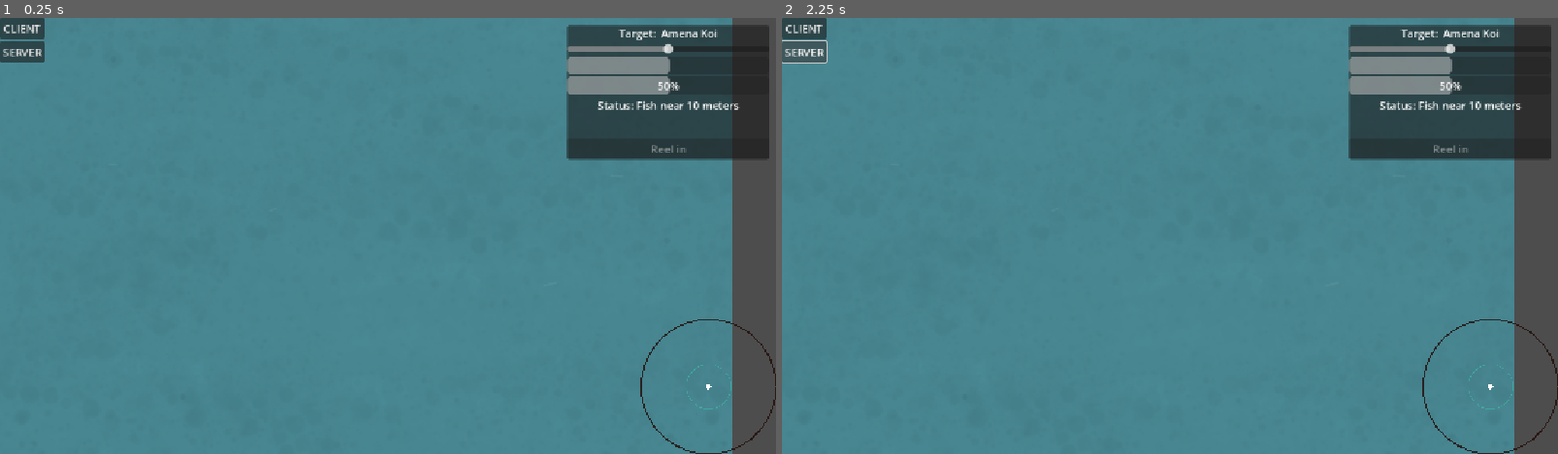
Above: before the commit, frames 1-2 (left to right).
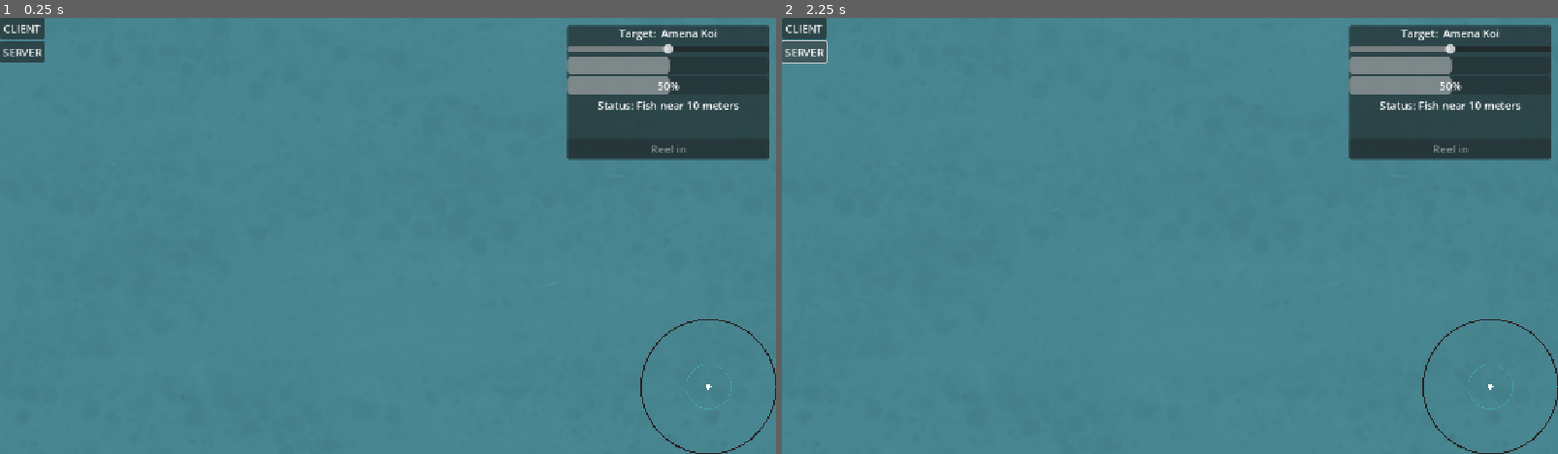
Above: after the commit, the same moments.

Repository: chocolandTV/endless_ocean
Game: Godot game, scene res://scenes/test_web_socket.tscn
Two runs of this game, one before a commit and one after it. Both use one fixed random seed, a clock stepped at 60 frames per second and the inputs below.
Inputs:
- Up to frame 1 (0.25 s): no input
- Up to frame 2 (2.25 s): click "CLIENT" at 0.5 s; click "SERVER" at 1.25 s; hold Right (ui_right) from 2.03 s (still down)

The runs differ from the first frame. In frame 1, 4.9% of the frame differs, in the area x 94-100%, y 0-100%; in frame 2, 4.9%.

Commit message:
camera, nametags, rotation, smoothness, map_endless

Diff:
--- a/entities/player/player_controller.gd
+++ b/entities/player/player_controller.gd
@@ -1,6 +1,7 @@
 extends CharacterBody2D
 
 const SPEED : float  = 500.0
+@onready var sprite : Sprite2D =$Sprite2D
 
 # set player node id to given multiplayer connector
 func _enter_tree() -> void:
@@ -10,7 +11,7 @@
 	# only move the correct characterbody2d with your multiplayer id
 	if !is_multiplayer_authority():
 		return
-
-	velocity =  Input.get_vector("ui_left", "ui_right", "ui_up", "ui_down") * SPEED
+	var _direction : Vector2 = Input.get_vector("ui_left", "ui_right", "ui_up", "ui_down")
+	velocity =  _direction * SPEED
 
 	move_and_slide()
--- a/project.godot
+++ b/project.godot
@@ -18,6 +18,7 @@
 [autoload]
 
 Network="*uid://ccg16ovpwby2d"
+GameSettings="*uid://co3bu6mqsejv4"
 
 [display]
 
@@ -26,6 +27,38 @@
 
 [input]
 
+ui_left={
+"deadzone": 0.5,
+"events": [Object(InputEventKey,"resource_local_to_scene":false,"resource_name":"","device":16,"window_id":0,"alt_pressed":false,"shift_pressed":false,"ctrl_pressed":false,"meta_pressed":false,"pressed":false,"keycode":4194319,"physical_keycode":0,"key_label":0,"unicode":0,"location":0,"echo":false,"script":null)
+, Object(InputEventJoypadButton,"resource_local_to_scene":false,"resource_name":"","device":-1,"button_index":13,"pressure":0.0,"pressed":false,"script":null)
+, Object(InputEventJoypadMotion,"resource_local_to_scene":false,"resource_name":"","device":-1,"axis":0,"axis_value":-1.0,"script":null)
+, Object(InputEventKey,"resource_local_to_scene":false,"resource_name":"","device":-1,"window_id":0,"alt_pressed":false,"shift_pressed":false,"ctrl_pressed":false,"meta_pressed":false,"pressed":false,"keycode":0,"physical_keycode":65,"key_label":0,"unicode":97,"location":0,"echo":false,"script":null)
+]
+}
+ui_right={
+"deadzone": 0.5,
+"events": [Object(InputEventKey,"resource_local_to_scene":false,"resource_name":"","device":16,"window_id":0,"alt_pressed":false,"shift_pressed":false,"ctrl_pressed":false,"meta_pressed":false,"pressed":false,"keycode":4194321,"physical_keycode":0,"key_label":0,"unicode":0,"location":0,"echo":false,"script":null)
+, Object(InputEventJoypadButton,"resource_local_to_scene":false,"resource_name":"","device":-1,"button_index":14,"pressure":0.0,"pressed":false,"script":null)
+, Object(InputEventJoypadMotion,"resource_local_to_scene":false,"resource_name":"","device":-1,"axis":0,"axis_value":1.0,"script":null)
+, Object(InputEventKey,"resource_local_to_scene":false,"resource_name":"","device":-1,"window_id":0,"alt_pressed":false,"shift_pressed":false,"ctrl_pressed":false,"meta_pressed":false,"pressed":false,"keycode":0,"physical_keycode":68,"key_label":0,"unicode":100,"location":0,"echo":false,"script":null)
+]
+}
+ui_up={
+"deadzone": 0.5,
+"events": [Object(InputEventKey,"resource_local_to_scene":false,"resource_name":"","device":16,"window_id":0,"alt_pressed":false,"shift_pressed":false,"ctrl_pressed":false,"meta_pressed":false,"pressed":false,"keycode":4194320,"physical_keycode":0,"key_label":0,"unicode":0,"location":0,"echo":false,"script":null)
+, Object(InputEventJoypadButton,"resource_local_to_scene":false,"resource_name":"","device":-1,"button_index":11,"pressure":0.0,"pressed":false,"script":null)
+, Object(InputEventJoypadMotion,"resource_local_to_scene":false,"resource_name":"","device":-1,"axis":1,"axis_value":-1.0,"script":null)
+, Object(InputEventKey,"resource_local_to_scene":false,"resource_name":"","device":-1,"window_id":0,"alt_pressed":false,"shift_pressed":false,"ctrl_pressed":false,"meta_pressed":false,"pressed":false,"keycode":0,"physical_keycode":87,"key_label":0,"unicode":119,"location":0,"echo":false,"script":null)
+]
+}
+ui_down={
+"deadzone": 0.5,
+"events": [Object(InputEventKey,"resource_local_to_scene":false,"resource_name":"","device":16,"window_id":0,"alt_pressed":false,"shift_pressed":false,"ctrl_pressed":false,"meta_pressed":false,"pressed":false,"keycode":4194322,"physical_keycode":0,"key_label":0,"unicode":0,"location":0,"echo":false,"script":null)
+, Object(InputEventJoypadButton,"resource_local_to_scene":false,"resource_name":"","device":-1,"button_index":12,"pressure":0.0,"pressed":false,"script":null)
+, Object(InputEventJoypadMotion,"resource_local_to_scene":false,"resource_name":"","device":-1,"axis":1,"axis_value":1.0,"script":null)
+, Object(InputEventKey,"resource_local_to_scene":false,"resource_name":"","device":-1,"window_id":0,"alt_pressed":false,"shift_pressed":false,"ctrl_pressed":false,"meta_pressed":false,"pressed":false,"keycode":0,"physical_keycode":83,"key_label":0,"unicode":115,"location":0,"echo":false,"script":null)
+]
+}
 fishing={
 "deadzone": 0.2,
 "events": [Object(InputEventKey,"resource_local_to_scene":false,"resource_name":"","device":-1,"window_id":0,"alt_press …(191 unchanged characters)…
--- a/scenes/Boat.tscn
+++ b/scenes/Boat.tscn
@@ -2,16 +2,67 @@
 
 [ext_resource type="Script" uid="uid://bk81cst8g5rxr" path="res://scripts/boat.gd" id="1_mlulb"]
 [ext_resource type="Texture2D" uid="uid://ceuvemxqgvjtl" path="res://assets/textures/boat_base.png" id="2_4pna2"]
+[ext_resource type="Script" uid="uid://bifpfu6oob7j1" path="res://scripts/name_tag.gd" id="3_nai5d"]
 
-[sub_resource type="CircleShape2D" id="CircleShape2D_477m3"]
+[sub_resource type="RectangleShape2D" id="RectangleShape2D_nai5d"]
+size = Vector2(50, 129)
 
-[node name="Boat" type="CharacterBody2D" unique_id=985400639 node_paths=PackedStringArray("fishing_ui")]
+[sub_resource type="StyleBoxEmpty" id="StyleBoxEmpty_477m3"]
+
+[sub_resource type="StyleBoxEmpty" id="StyleBoxEmpty_4pna2"]
+
+[sub_resource type="StyleBoxEmpty" id="StyleBoxEmpty_nai5d"]
+
+[sub_resource type="StyleBoxEmpty" id="StyleBoxEmpty_x0g7w"]
+
+[sub_resource type="StyleBoxEmpty" id="StyleBoxEmpty_wdn3g"]
+
+[sub_resource type="SceneReplicationConfig" id="SceneReplicationConfig_mlulb"]
+properties/0/path = NodePath(".:position")
+properties/0/spawn = true
+properties/0/replication_mode = 1
+properties/1/path = NodePath("Sprite2D:rotation")
+properties/1/spawn = true
+properties/1/replication_mode = 1
+properties/2/path = NodePath("Name_Tag:text")
+properties/2/spawn = true
+properties/2/replication_mode = 1
+
+[node name="Boat" type="CharacterBody2D" unique_id=985400639]
+collision_layer = 0
+collision_mask = 0
+motion_mode = 1
 script = ExtResource("1_mlulb")
-fishing_ui = NodePath("")
 
 [node name="CollisionShape2D" type="CollisionShape2D" parent="." unique_id=1722146459]
-shape = SubResource("CircleShape2D_477m3")
+position = Vector2(-1, 1.5)
+shape = SubResource("RectangleShape2D_nai5d")
 
 [node name="Sprite2D" type="Sprite2D" parent="." unique_id=1390065232]
 scale = Vector2(0.27, 0.27)
 texture = ExtResource("2_4pna2")
+
+[node name="Name_Tag" type="Label" parent="." unique_id=1616842433 node_paths=PackedStringArray("button")]
+offset_left = -87.0
+offset_top = -98.0
+offset_right = 86.0
+offset_bottom = -75.0
+theme_override_colors/font_color = Color(0.92941177, 0.52156866, 0.44705883, 1)
+text = "Betty"
+horizontal_alignment = 1
+script = ExtResource("3_nai5d")
+button = NodePath("../Button")
+
+[node name="Button" type="Button" parent="." unique_id=768492110]
+offset_left = -26.0
+offset_top = -98.0
+offset_right = 24.0
+offset_bottom = -73.0
+theme_override_styles/normal = SubResource("StyleBoxEmpty_477m3")
+theme_override_styles/pressed = SubResource("StyleBoxEmpty_4pna2")
+theme_override_styles/hover = SubResource("StyleBoxEmpty_nai5d")
+theme_override_styles/disabled = SubResource("StyleBoxEmpty_x0g7w")
+theme_override_styles/focus = SubResource("StyleBoxEmpty_wdn3g")
+
+[node name="MultiplayerSynchronizer" type="MultiplayerSynchronizer" parent="." unique_id=1312121142]
+replication_config = SubResource("SceneReplicationConfig_mlulb")
--- a/scenes/World.tscn
+++ b/scenes/World.tscn
@@ -6,7 +6,7 @@
 
 [node name="Parallax2D" type="Parallax2D" parent="." unique_id=39647778]
 repeat_size = Vector2(1024, 1024)
-repeat_times = 2
+repeat_times = 6
 
 [node name="Sprite2D" type="Sprite2D" parent="Parallax2D" unique_id=1652381789]
 texture = ExtResource("1_kqs1s")
--- /dev/null
+++ b/scenes/game_settings.tscn
@@ -0,0 +1,6 @@
+[gd_scene format=3 uid="uid://co3bu6mqsejv4"]
+
+[ext_resource type="Script" uid="uid://ipug2f6suusq" path="res://scripts/game_settings.gd" id="1_4spmm"]
+
+[node name="Game_Settings" type="Node" unique_id=939273615]
+script = ExtResource("1_4spmm")
--- a/scenes/test_web_socket.tscn
+++ b/scenes/test_web_socket.tscn
@@ -6,6 +6,7 @@
 [ext_resource type="PackedScene" uid="uid://bkko5ec3shhnb" path="res://ui/fishing_ui.tscn" id="3_3avjl"]
 [ext_resource type="PackedScene" uid="uid://cmbf36ngsnqqg" path="res://scenes/World.tscn" id="4_3avjl"]
 [ext_resource type="PackedScene" uid="uid://dhynxf3ksl2pf" path="res://scenes/Boat.tscn" id="5_ihscc"]
+[ext_resource type="Script" uid="uid://4tccyiwa6xp" path="res://scripts/camera_2d.gd" id="6_camera"]
 
 [node name="Test_WebSocket" type="Node2D" unique_id=1318297918]
 script = ExtResource("1_vooo2")
@@ -60,17 +61,17 @@
 grow_horizontal = 0
 grow_vertical = 1
 
-[node name="MultiplayerSpawner" type="MultiplayerSpawner" parent="." unique_id=870538955 node_paths=PackedStringArray("vbox")]
+[node name="MultiplayerSpawner" type="MultiplayerSpawner" parent="." unique_id=870538955 node_paths=PackedStringArray("vbox", "camera")]
 _spawnable_scenes = PackedStringArray("uid://dhynxf3ksl2pf")
 spawn_path = NodePath("..")
 spawn_limit = 140
 script = ExtResource("3_0uih2")
 player_network_scene = ExtResource("5_ihscc")
 vbox = NodePath("../CanvasLayer/Control/VBoxContainer")
+camera = NodePath("../Camera2D")
 
 [node name="Camera2D" type="Camera2D" parent="." unique_id=1423944881]
-position_smoothing_enabled = true
-position_smoothing_speed = 8.005
+script = ExtResource("6_camera")
 
 [connection signal="pressed" from="CanvasLayer/Control/VBoxContainer/Client_Button" to="." method="_on_button_pressed"]
 [connection signal="pressed" from="CanvasLayer/Control/VBoxContainer/Server_Button" to="." method="_on_server_button_pressed"]
--- a/scripts/boat.gd
+++ b/scripts/boat.gd
@@ -1,7 +1,13 @@
 extends CharacterBody2D
+class_name Boat_Controller
+@export var fishing_ui : Control
 
-@export var fishing_ui : Control
-const SPEED : float  = 500.0
+@onready var sprite : Sprite2D = $Sprite2D
+
+const SPEED : float = 200.0
+const ACCELERATION_TIME : float = 2.0
+const ACCELERATION : float = SPEED / ACCELERATION_TIME
+const ROTATION_SMOOTHING : float = 2.0
 
 # set player node id to given multiplayer connector
 func _enter_tree() -> void:
@@ -10,8 +16,16 @@
 func _ready() -> void:
 	if !is_multiplayer_authority():
 		return
-	#$Sonar_Radar.player_node = self
-func _physics_process(_delta: float) -> void:
+	var sonar_radar: Node = get_tree().get_first_node_in_group("sonar_radar")
+	if sonar_radar == null:
+		push_error("Boat requires a SonarRadar node in the scene.")
+		return
+	if !sonar_radar.has_method("set_player_node"):
+		push_error("SonarRadar node must implement set_player_node().")
+		return
+	sonar_radar.call("set_player_node", self)
+
+func _physics_process(delta: float) -> void:
 	# only move the correct characterbody2d with your multiplayer id
 	if !is_multiplayer_authority():
 		return
@@ -19,6 +33,15 @@
 		if fishing_ui:
 			fishing_ui.cast_rod()
 
-	velocity =  Input.get_vector("ui_left", "ui_right", "ui_up", "ui_down") * SPEED
+	var direction : Vector2 = Input.get_vector("ui_left", "ui_right", "ui_up", "ui_down")
+
+	if !direction.is_zero_approx():
+		#calculate rotation
+		var target_rotation : float = direction.angle() - PI / 2.0
+		#
+		var rotation_weight : float = 1.0 - exp(-ROTATION_SMOOTHING * delta)
+		sprite.rotation = lerp_angle(sprite.rotation, target_rotation, rotation_weight)
+
+	velocity = velocity.move_toward(direction * SPEED, ACCELERATION * delta)
 
 	move_and_slide()
--- /dev/null
+++ b/scripts/camera_2d.gd
@@ -0,0 +1,16 @@
+extends Camera2D
+
+@export var smoothing_speed: float = 8.0
+var target: Node2D
+
+func _ready() -> void:
+	position_smoothing_enabled = true
+	position_smoothing_speed = smoothing_speed
+	make_current()
+
+func follow_player(player: Node2D) -> void:
+	target = player
+
+func _process(_delta: float) -> void:
+	if is_instance_valid(target):
+		global_position = target.global_position
--- /dev/null
+++ b/scripts/game_settings.gd
@@ -0,0 +1,20 @@
+extends Node
+
+const ship_names: Array[String] = [
+	"Sweet Caroline",
+	"Flying Marry",
+	"Flying Lamp",
+	"Thousand Sunny",
+	"King of Red Lions",
+	"Santa Maria",
+	"Mayflower",
+	"Endeavour",
+	"HMS Beagle",
+	"Golden Hind",
+	"HMS Victory",
+	"USS Constitution",
+	"Vasa",
+	"Mary Celeste",
+	"Cutty Sark",
+	"HMS Pickle",
+]
--- a/scripts/multiplayer_spawner.gd
+++ b/scripts/multiplayer_spawner.gd
@@ -3,19 +3,39 @@
 @export var player_network_scene : PackedScene
 
 @export var vbox : VBoxContainer
+@export var camera : Camera2D
 func _ready() -> void:
 	multiplayer.peer_connected.connect(_spawn_player)
+	spawned.connect(_on_player_spawned)
 
 func _spawn_player(_id : int) ->void:
+	if vbox != null:
+		vbox.hide()
+
+	if !multiplayer.is_server():
+		return
+
 	if _id == 0 or _id == 1:
 		print("Multiplayer Spawner: Is Server, return")
 		return
 
+	var spawn_parent: Node = get_node(spawn_path)
+	var player_name: String = str(_id)
+	if spawn_parent.has_node(player_name):
+		return
+
 	var _player_node : Node2D = player_network_scene.instantiate()
 
-	_player_node.name  = str(_id)
+	_player_node.name = player_name
 
-	get_node(spawn_path).call_deferred("add_child", _player_node)
+	spawn_parent.add_child(_player_node)
 
-	# delete canvas shit
-	vbox.hide()
+func _on_player_spawned(player: Node) -> void:
+	if !player.is_multiplayer_authority():
+		return
+	if camera == null:
+		push_error("MultiplayerSpawner requires a camera for the local player.")
+	elif !camera.has_method("follow_player"):
+		push_error("MultiplayerSpawner camera must implement follow_player().")
+	else:
+		camera.call("follow_player", player)
--- /dev/null
+++ b/scripts/name_tag.gd
@@ -0,0 +1,17 @@
+extends Label
+
+@export var button : Button
+var _name : String = "Betty"
+var _is_enabled : bool = true
+# Called when the node enters the scene tree for the first time.
+func _ready() -> void:
+	if button:
+		button.pressed.connect(_on_button_pressed)
+	_name = GameSettings.ship_names.pick_random()
+	text = _name
+func _on_button_pressed() ->void:
+	_is_enabled = !_is_enabled
+	if _is_enabled:
+		text = _name
+	else:
+		text = ""
--- a/scripts/sonar_radar.gd
+++ b/scripts/sonar_radar.gd
@@ -11,13 +11,17 @@
 var local_fish : Array[Dictionary]  =[]
 var pulse_time: float = 0.0
 
-# Called when the node enters the scene tree for the first time.
+func _enter_tree() -> void:
+	add_to_group("sonar_radar")
+
 func _ready() -> void:
-	if player_node == null:
-		push_error("Sonar_Radar requires a player_node.")
-		return
+	if player_node != null:
+		_generate_test_fish()
 
-	_generate_test_fish()
+func set_player_node(player: CharacterBody2D) -> void:
+	player_node = player
+	if is_node_ready():
+		_generate_test_fish()
 
 
 # Called every frame. 'delta' is the elapsed time since the previous frame.
--- /dev/null
+++ b/scripts/spawn_anti_collision.gd
@@ -0,0 +1,18 @@
+extends Area2D
+
+
+# Called when the node enters the scene tree for the first time.
+func _ready() -> void:
+	pass # Replace with function body.
+
+
+
+func _on_body_exited(body: Node2D) -> void:
+	if body is Boat_Controller:
+		body.set_collision_layer_value(1,true)
+		print("body is exited")
+
+func _on_body_entered(body: Node2D) -> void:
+	if body is Boat_Controller:
+		body.set_collision_layer_value(1,false)
+		print("body is entered")
--- a/scripts/test_web_socket.gd
+++ b/scripts/test_web_socket.gd
@@ -20,7 +20,7 @@
 
 
 func _on_button_pressed() -> void:
-	var result:= Network.connect_to_server(SERVER_IP)
+	var result:= Network.connect_to_server(SERVER_LOCALHOST)
 	if result == OK:
 		print("connection successed")
 		if is_server:
Not shown, added: scripts/camera_2d.gd.uid
Not shown, added: scripts/game_settings.gd.uid
Not shown, added: scripts/name_tag.gd.uid
Not shown, added: scripts/spawn_anti_collision.gd.uid
